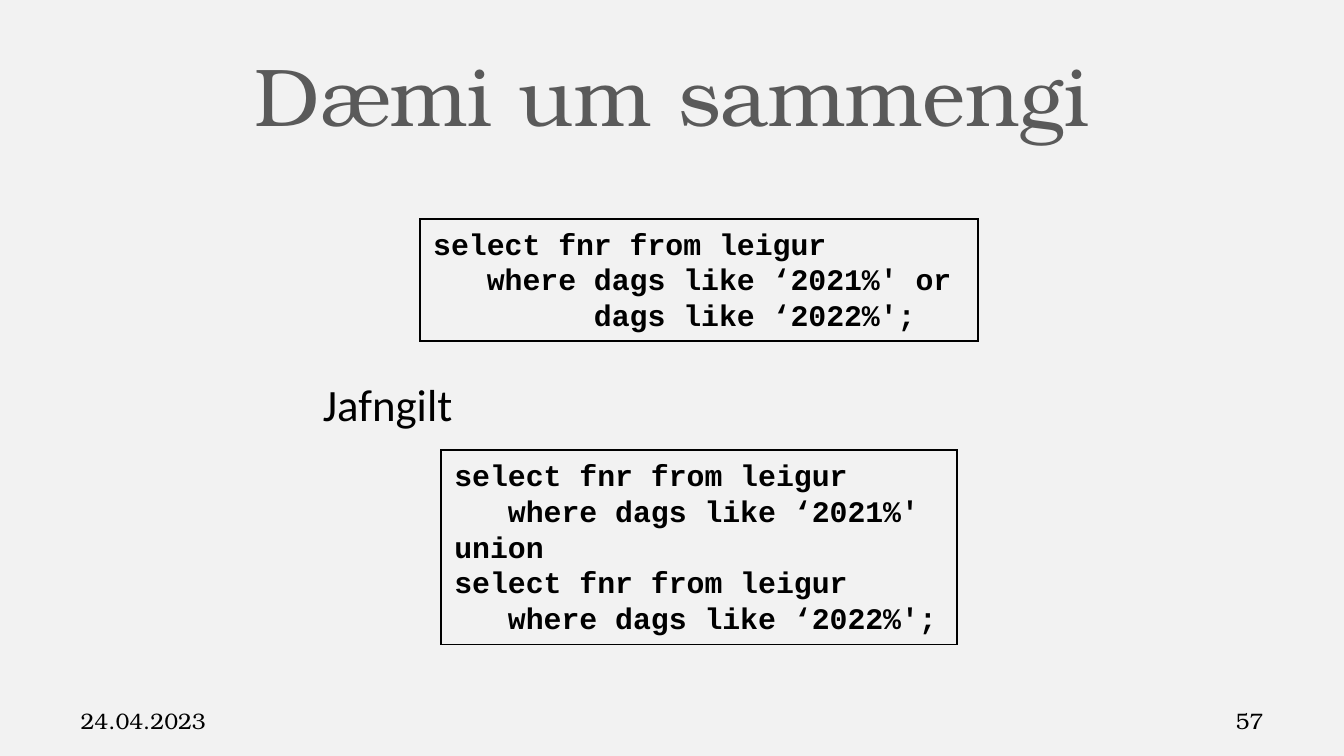
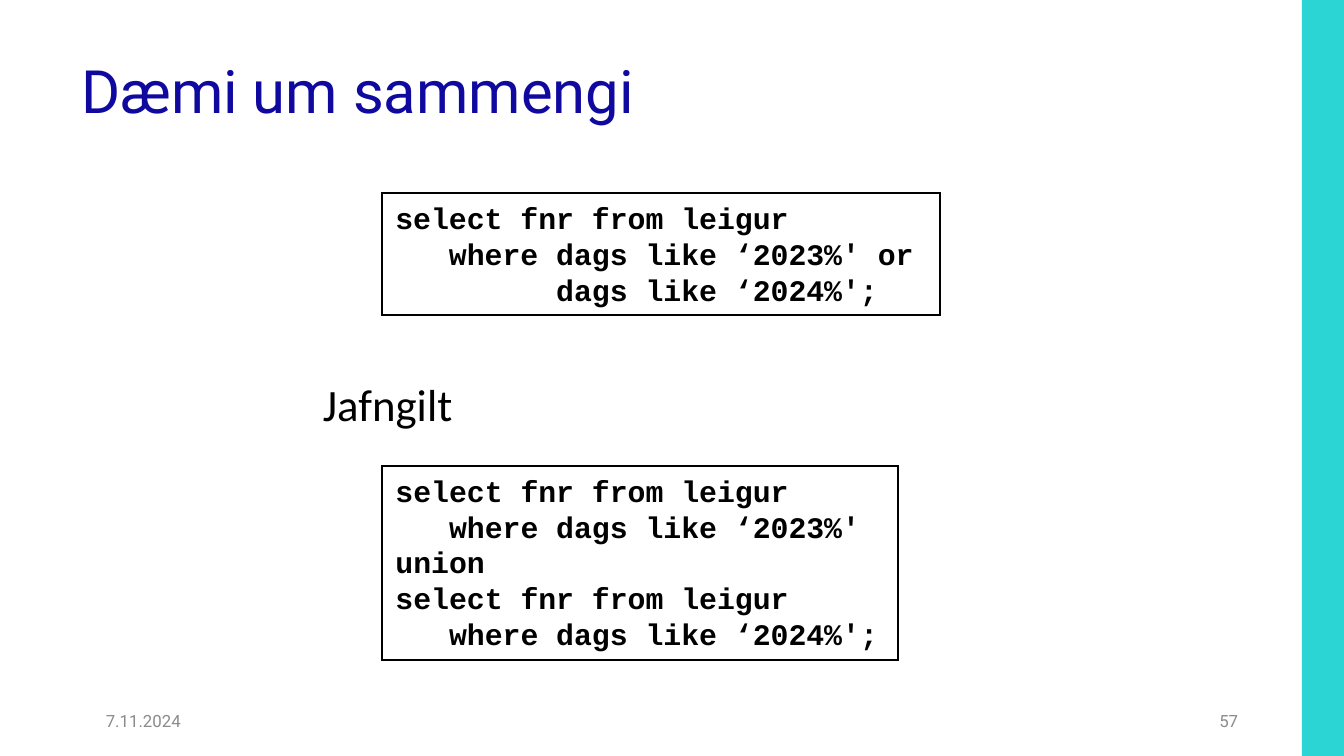
Before and after one commit to Hjalmtyr/SQL2, a slide deck: slide 57 of SQL-II.pptx. Drawn at 1344x756 pixels with LibreOffice and Linux fonts; fonts in the diff are those of the drawing; background and template pictures are left out. Boxes give left, top, right and bottom in pixels: in the first picture for what was removed or moved away, otherwise in the second. Text is boxed around its words. In the diff, an @@ line names an element or a change of style, - is before the commit and + after.

```diff
--- a/SQL-II.pptx
+++ b/SQL-II.pptx
@@ background #F2F2F2 to #FFFFFF @@
@@ rectangle added at <box>1302,0,1344,756</box>, fill #2AD5D3 @@
@@ title "Dæmi um sammengi": place and size @@
-title "Dæmi um sammengi" at <box>254,69,1089,145</box>
+title "Dæmi um sammengi" at <box>82,70,634,126</box>
@@ title "Dæmi um sammengi" at <box>82,70,634,126</box>: size 44 to 32 pt, font TeX Gyre Bonum to Roboto, text colour #5A5A5A to #10099F; alignment centre to left; line spacing 1 to 0.9; vertical alignment middle to bottom @@
@@ rectangle "select fnr from leigur": place and size @@
-rectangle "select fnr from leigur" at <box>421,219,978,341</box>
+rectangle "select fnr from leigur" at <box>382,194,939,316</box>
@@ text in rectangle at <box>449,244,914,308</box>: text changed @@
-where dags like ‘2021%' or
-dags like ‘2022%';
+where dags like ‘2023%' or
+dags like ‘2024%';
@@ rectangle "select fnr from leigur": place and size @@
-rectangle "select fnr from leigur" at <box>441,450,957,645</box>
+rectangle "select fnr from leigur" at <box>382,466,898,661</box>
@@ text in rectangle at <box>449,516,860,545</box>: text changed @@
-where dags like ‘2021%'
+where dags like ‘2023%'
@@ text in rectangle at <box>449,624,878,652</box>: text changed @@
-where dags like ‘2022%';
+where dags like ‘2024%';
@@ text at <box>106,715,181,727</box>: text changed; size 12 to 9 pt; font TeX Gyre Bonum to Roboto; text colour #000000 to #8C8C8C @@
-24.04.2023
+7.11.2024
@@ page number: place and size @@
-page number at <box>1236,713,1264,730</box>
+page number at <box>1219,715,1238,727</box>
@@ page number at <box>1219,715,1238,727</box>: size 12 to 9 pt, font TeX Gyre Bonum to Roboto, text colour #000000 to #8C8C8C @@
```
Also in this commit, not shown: 81 other slides changed, 21 other files.
